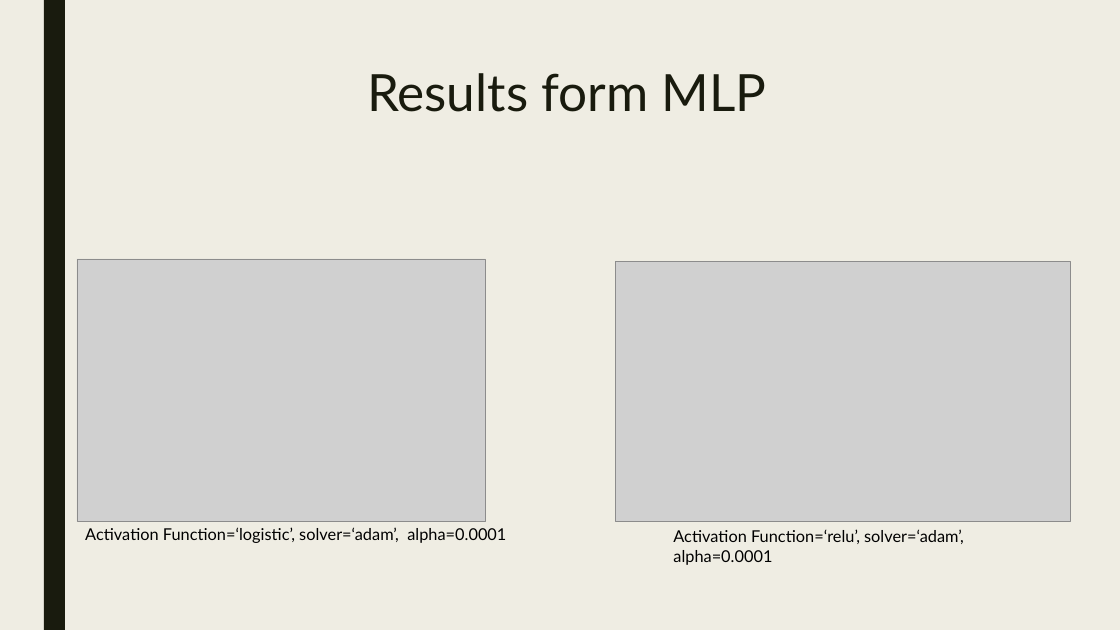
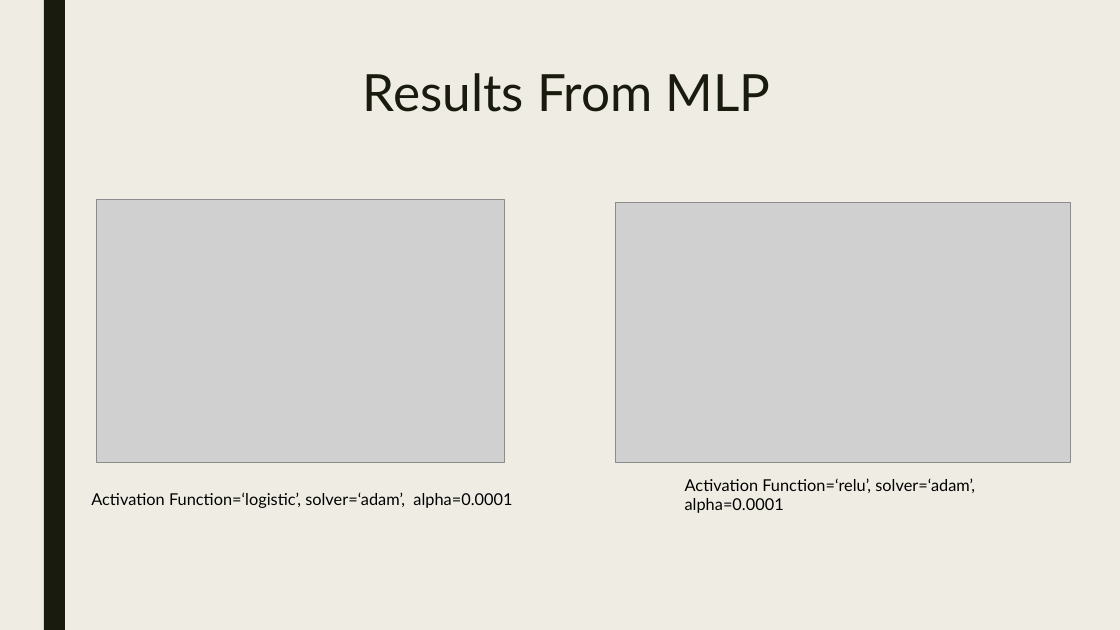
Before and after one commit to DanielLeski/CS4999-Research, a slide deck: slide 11 of Research Presentation.pptx (slide 9 before the commit). Drawn at 1120x630 pixels with LibreOffice and Linux fonts; fonts in the diff are those of the drawing; grey boxes stand for pictures. Boxes give left, top, right and bottom in pixels: in the first picture for what was removed or moved away, otherwise in the second. Text is boxed around its words. In the diff, an @@ line names an element or a change of style, - is before the commit and + after.

```diff
--- a/Research Presentation.pptx
+++ b/Research Presentation.pptx
@@ title at [363,73,771,112]: text changed @@
-Results form MLP
+Results From MLP
@@ picture: place and size @@
-picture at [77,259,486,522]
+picture at [96,200,504,463]
@@ picture: place and size @@
-picture at [616,262,1071,522]
+picture at [616,202,1071,462]
@@ text "Activation Function=‘relu’, solver=‘adam’, alpha=0.0001": place and size @@
-text "Activation Function=‘relu’, solver=‘adam’, alpha=0.0001" at [673,529,964,565]
+text "Activation Function=‘relu’, solver=‘adam’, alpha=0.0001" at [685,478,975,513]
@@ text "Activation Function=‘logistic’, solver=‘adam’, alpha=0.0001": place and size @@
-text "Activation Function=‘logistic’, solver=‘adam’, alpha=0.0001" at [85,527,506,543]
+text "Activation Function=‘logistic’, solver=‘adam’, alpha=0.0001" at [91,492,512,508]
```
Also in this commit, not shown: 4 other slides changed, 3 slides added, 2 other files.
